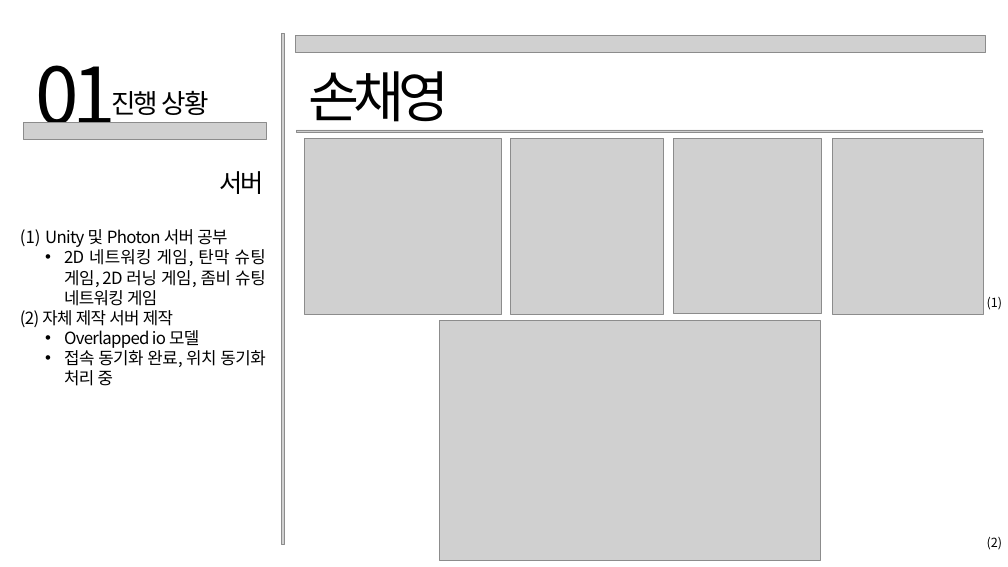
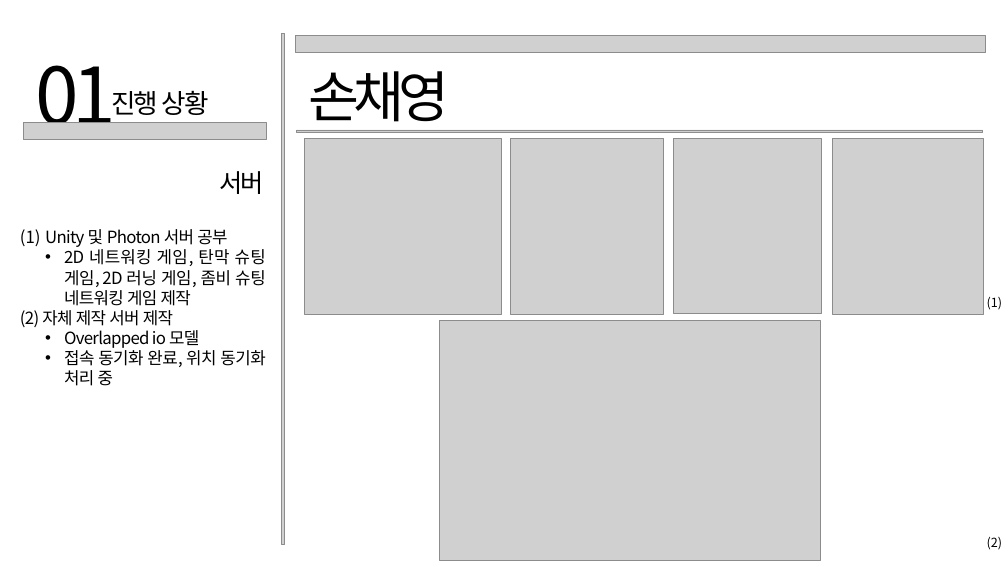
Before and after one commit to Chaeyoung2/FURY, a slide deck: slide 4 of 종합설계1/종합설계1 진행 상황.pptx. Drawn at 1008x567 pixels with LibreOffice and Linux fonts; fonts in the diff are those of the drawing; grey boxes stand for pictures. Boxes give left, top, right and bottom in pixels: in the first picture for what was removed or moved away, otherwise in the second. Text is boxed around its words. In the diff, an @@ line names an element or a change of style, - is before the commit and + after.

```diff
--- a/종합설계1/종합설계1 진행 상황.pptx
+++ b/종합설계1/종합설계1 진행 상황.pptx
@@ text at box(64, 246, 266, 306): text changed @@
-  • 2D 네트워킹 게임, 탄막 슈팅 게임, 2D 러닝 게임, 좀비 슈팅 네트워킹 게임
+  • 2D 네트워킹 게임, 탄막 슈팅 게임, 2D 러닝 게임, 좀비 슈팅 네트워킹 게임 제작
```
Also in this commit, not shown: 1 other slide changed, 1 slide added, 2 slides removed.
